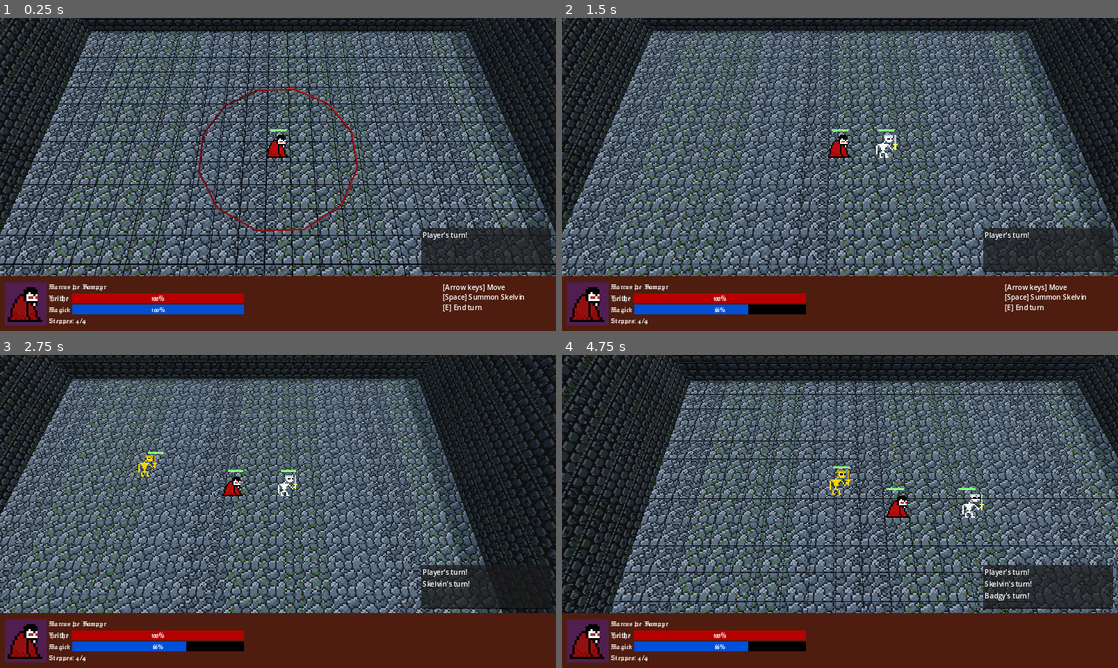
Above: before the commit, frames 1-4 (two rows, left to right).
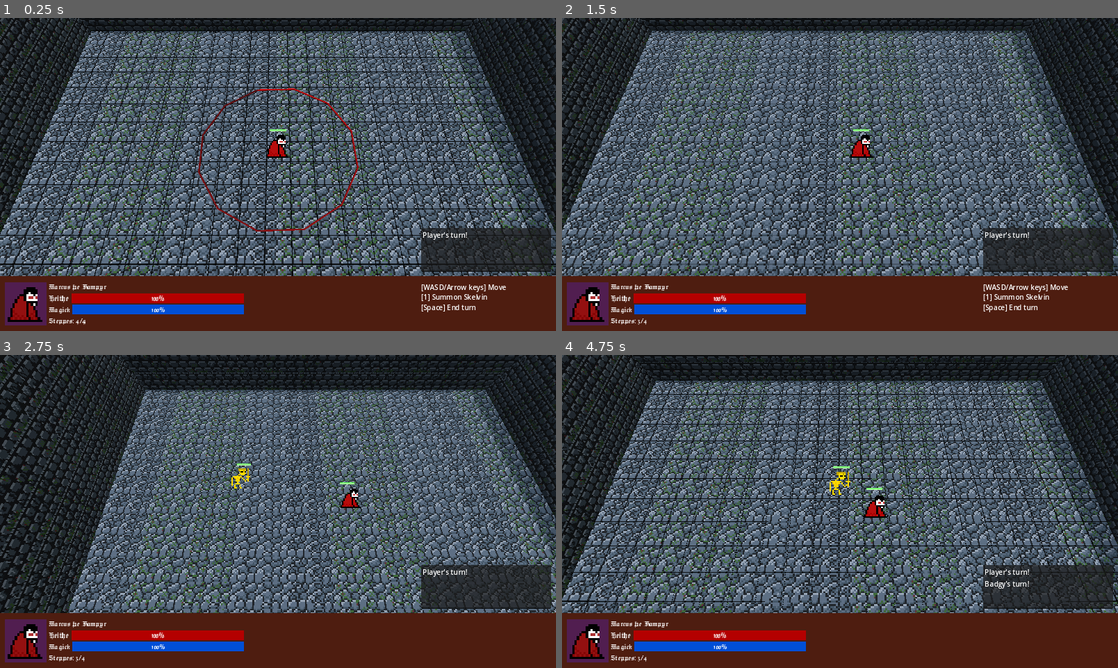
Above: after the commit, the same moments.

Repository: FlamingRat/ldjam55
Game: Godot game, scene res://levels/overworld.tscn
The game is run twice, just before and just after one commit, with the same random seed, the same clock (stepped at 60 frames per second) and the same inputs.
Inputs:
- Up to frame 1 (0.25 s): no input
- Up to frame 2 (1.5 s): tap Enter (ui_accept) at 0.5, 0.77, 1.07 s; hold Right (ui_right) 0.53-1.28 s; tap E (end_turn, bound only before the commit) at 0.6 s; tap Space (confirm, bound only after the commit) at 0.8, 1.35 s; hold Down (ui_down) from 1.28 s (still down)
- Up to frame 3 (2.75 s): tap Enter (ui_accept) at 1.52, 1.82, 2.3 s; tap 1 (summon1, bound only after the commit) at 1.55, 2.1 s; release Down (ui_down) at 2.03 s; hold Right (ui_right) from 2.03 s (still down)
- Up to frame 4 (4.75 s): release Right (ui_right) at 2.78 s; hold Up (ui_up) 2.78-3.53 s; tap Enter (ui_accept) at 2.85, 3.02, 3.32, 3.77, 4.07, 4.52 s; tap E (end_turn, bound only before the commit) at 3.05, 3.6 s; hold Left (ui_left) from 3.53 s (still down); tap Space (confirm, bound only after the commit) at 3.8, 4.35 s; tap 1 (summon1, bound only after the commit) at 4.55 s

The runs differ from the first frame. In frame 1, 0.5% of the frame differs, in the area x 75-95%, y 85-94%; in frame 2, 51%; in frame 3, 58%, in the area x 0-100%, y 0-98%; in frame 4, 56%.

Commit message:
Update keymap

Diff:
--- a/levels/commands.gd
+++ b/levels/commands.gd
@@ -1,11 +1,11 @@
 extends RichTextLabel
 
 
-const BASE_COMMANDS = "[Arrow keys] Move
-[Space] Summon Skelvin
-[E] End turn"
-const SUMMONING = "[Arrow keys] Select summon placement
-[Space] Confirm summoning"
+const BASE_COMMANDS = "[WASD/Arrow keys] Move
+[1] Summon Skelvin
+[Space] End turn"
+const SUMMONING = "[WASD/Arrow keys] Select summon placement
+[Space] Confirm summon"
 
 
 var player = true
--- a/levels/overworld.tscn
+++ b/levels/overworld.tscn
@@ -310,7 +310,7 @@
 size_flags_horizontal = 3
 
 [node name="Commands" type="RichTextLabel" parent="CanvasLayer/ColorRect/HBoxContainer"]
-custom_minimum_size = Vector2(250, 0)
+custom_minimum_size = Vector2(300, 0)
 layout_mode = 2
 theme = ExtResource("10_ow2lw")
 bbcode_enabled = true
--- a/player/player.gd
+++ b/player/player.gd
@@ -21,12 +21,12 @@
 
 
 var actions = {
-	"ui_up": move_up,
-	"ui_down": move_down,
-	"ui_left": move_left,
-	"ui_right": move_right,
-	"ui_accept": start_summon,
-	"end_turn": end_turn,
+	"move_up": move_up,
+	"move_down": move_down,
+	"move_left": move_left,
+	"move_right": move_right,
+	"summon1": start_summon,
+	"confirm": end_turn,
 }
 
 
@@ -109,7 +109,8 @@
 
 
 func end_turn():
-	GlobalEvents.end_turn()
+	if GlobalEvents.player_state == GlobalEvents.PlayerState.WALKING:
+		GlobalEvents.end_turn()
 
 
 func _on_health_health_depleted():
--- a/player/summon_controller.gd
+++ b/player/summon_controller.gd
@@ -3,11 +3,11 @@
 
 
 var summon_controls = {
-	"ui_up": up,
-	"ui_down": down,
-	"ui_left": left,
-	"ui_right": right,
-	"ui_accept": confirm_summon,
+	"move_up": up,
+	"move_down": down,
+	"move_left": left,
+	"move_right": right,
+	"confirm": confirm_summon,
 }
 
 
--- a/project.godot
+++ b/project.godot
@@ -31,9 +31,38 @@
 
 [input]
 
-end_turn={
+confirm={
 "deadzone": 0.5,
-"events": [Object(InputEventKey,"resource_local_to_scene":false,"resource_name":"","device":0,"window_id":0,"alt_pressed":false,"shift_pressed":false,"ctrl_pressed":false,"meta_pressed":false,"pressed":false,"keycode":0,"physical_keycode":0,"key_label":69,"unicode":0,"echo":false,"script":null)
+"events": [Object(InputEventKey,"resource_local_to_scene":false,"resource_name":"","device":-1,"window_id":0,"alt_pressed":false,"shift_pressed":false,"ctrl_pressed":false,"meta_pressed":false,"pressed":false,"keycode":0,"physical_keycode":0,"key_label":32,"unicode":32,"echo":false,"script":null)
+]
+}
+move_up={
+"deadzone": 0.5,
+"events": [Object(InputEventKey,"resource_local_to_scene":false,"resource_name":"","device":-1,"window_id":0,"alt_pressed":false,"shift_pressed":false,"ctrl_pressed":false,"meta_pressed":false,"pressed":false,"keycode":0,"physical_keycode":87,"key_label":0,"unicode":119,"echo":false,"script":null)
+, Object(InputEventKey,"resource_local_to_scene":false,"resource_name":"","device":-1,"window_id":0,"alt_pressed":false,"shift_pressed":false,"ctrl_pressed":false,"meta_pressed":false,"pressed":false,"keycode":0,"physical_keycode":4194320,"key_label":0,"unicode":0,"echo":false,"script":null)
+]
+}
+move_down={
+"deadzone": 0.5,
+"events": [Object(InputEventKey,"resource_local_to_scene":false,"resource_name":"","device":-1,"window_id":0,"alt_pressed":false,"shift_pressed":false,"ctrl_pressed":false,"meta_pressed":false,"pressed":false,"keycode":0,"physical_keycode":83,"key_label":0,"unicode":115,"echo":false,"script":null)
+, Object(InputEventKey,"resource_local_to_scene":false,"resource_name":"","device":-1,"window_id":0,"alt_pressed":false,"shift_pressed":false,"ctrl_pressed":false,"meta_pressed":false,"pressed":false,"keycode":0,"physical_keycode":4194322,"key_label":0,"unicode":0,"echo":false,"script":null)
+]
+}
+move_left={
+"deadzone": 0.5,
+"events": [Object(InputEventKey,"resource_local_to_scene":false,"resource_name":"","device":-1,"window_id":0,"alt_pressed":false,"shift_pressed":false,"ctrl_pressed":false,"meta_pressed":false,"pressed":false,"keycode":0,"physical_keycode":65,"key_label":0,"unicode":97,"echo":false,"script":null)
+, Object(InputEventKey,"resource_local_to_scene":false,"resource_name":"","device":-1,"window_id":0,"alt_pressed":false,"shift_pressed":false,"ctrl_pressed":false,"meta_pressed":false,"pressed":false,"keycode":0,"physical_keycode":4194319,"key_label":0,"unicode":0,"echo":false,"script":null)
+]
+}
+move_right={
+"deadzone": 0.5,
+"events": [Object(InputEventKey,"resource_local_to_scene":false,"resource_name":"","device":-1,"window_id":0,"alt_pressed":false,"shift_pressed":false,"ctrl_pressed":false,"meta_pressed":false,"pressed":false,"keycode":0,"physical_keycode":68,"key_label":0,"unicode":100,"echo":false,"script":null)
+, Object(InputEventKey,"resource_local_to_scene":false,"resource_name":"","device":-1,"window_id":0,"alt_pressed":false,"shift_pressed":false,"ctrl_pressed":false,"meta_pressed":false,"pressed":false,"keycode":0,"physical_keycode":4194321,"key_label":0,"unicode":0,"echo":false,"script":null)
+]
+}
+summon1={
+"deadzone": 0.5,
+"events": [Object(InputEventKey,"resource_local_to_scene":false,"resource_name":"","device":-1,"window_id":0,"alt_pressed":false,"shift_pressed":false,"ctrl_pressed":false,"meta_pressed":false,"pressed":false,"keycode":0,"physical_keycode":49,"key_label":0,"unicode":49,"echo":false,"script":null)
 ]
 }
 
